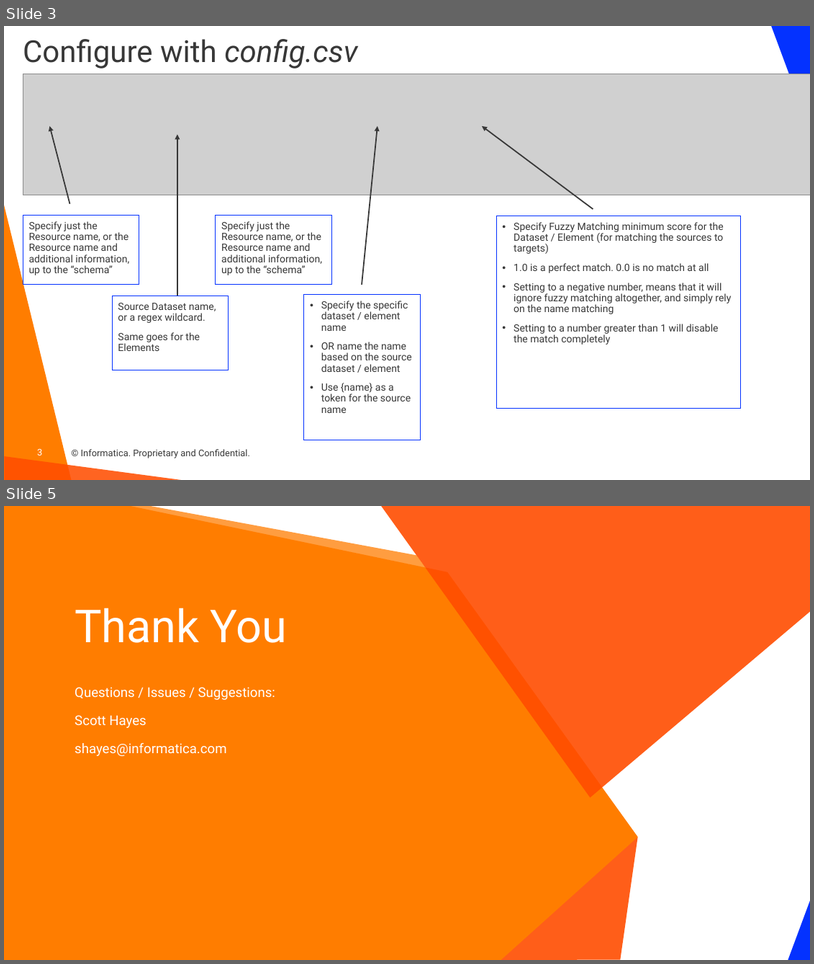
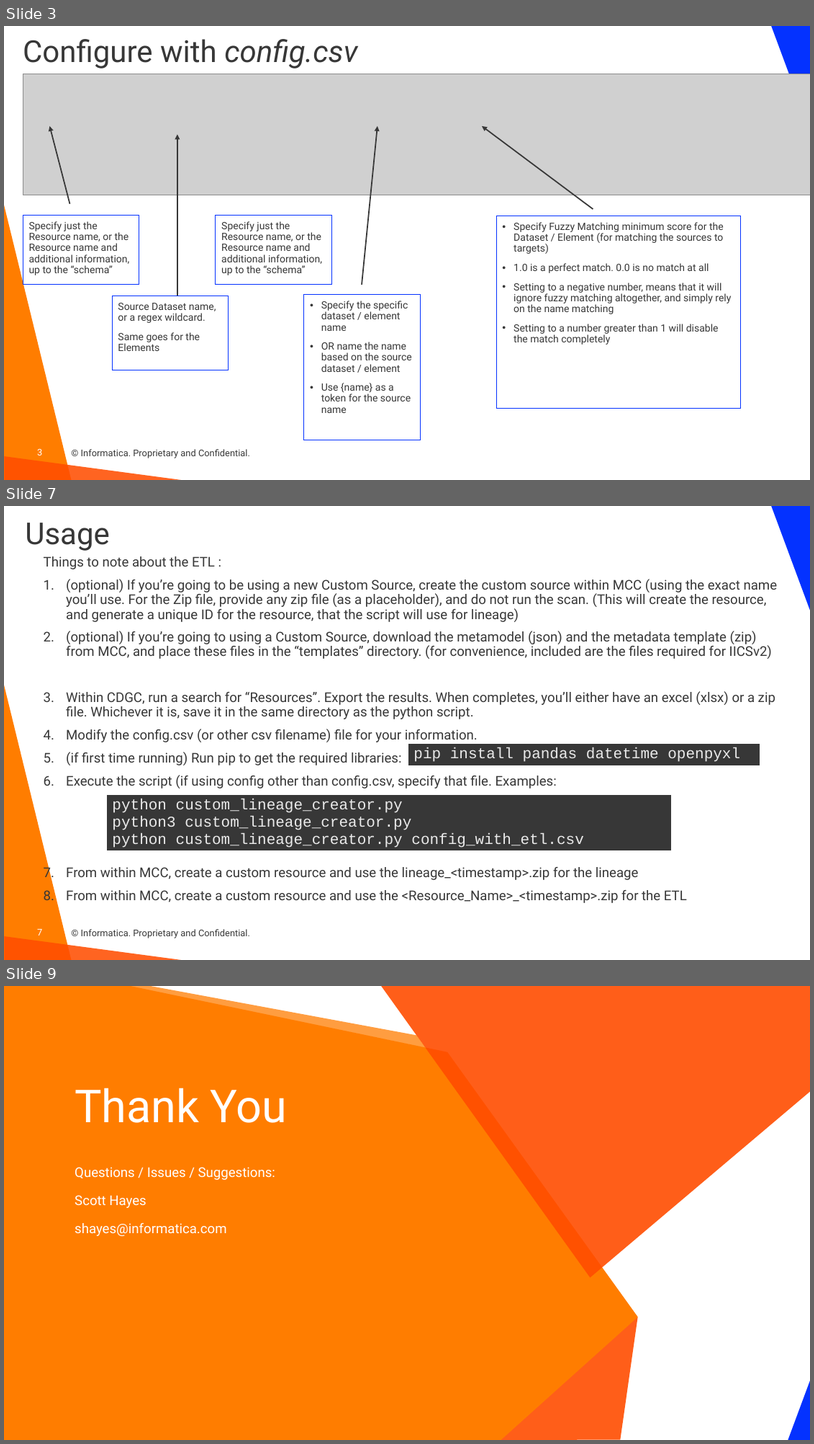
Before and after one commit to haystraw/Informatica_Custom_Lineage_Creator, a slide deck: Custom Lineage Creator.pptx. Shown one above the other, each under a label of ours: slides 3 and 5 before the commit, slides 3, 7 and 9 after it; the slides between them are not shown. The pictures are 814x964 and 814x1444 pixels, drawn with LibreOffice and Linux fonts; fonts in the diff are those of the drawing; grey boxes stand for pictures; background and template pictures are left out. Boxes give left, top, right and bottom in pixels: in the first picture for what was removed or moved away, otherwise in the second. Text is boxed around its words. In the diff, an @@ line names an element or a change of style, - is before the commit and + after.

Commit message:
Updating script to include ETL logic

```diff
--- a/Custom Lineage Creator.pptx
+++ b/Custom Lineage Creator.pptx
@@ slide 7 added at (4, 506, 810, 960), background #FFFFFF; not listed: 5 template elements that a slide beside it also shows @@
@@ title added at (25, 523, 110, 551), 36 pt, text #373737 @@
+Usage
@@ text added at (44, 556, 778, 903), 16 pt, text #373737 @@
+Things to note about the ETL :
+1. (optional) If you’re going to be using a new Custom Source, create the custom source within MCC (using the exact name you’ll use. For the Zip file, provide any zip file (as a placeholder), and do not run the scan. (This will create the resource, and generate a unique ID for the resource, that the script will use for lineage)
+2. (optional) If you’re going to using a Custom Source, download the metamodel (json) and the metadata template (zip) from MCC, and place these files in the “templates” directory. (for convenience, included are the files required for IICSv2)
+3. Within CDGC, run a search for “Resources”. Export the results. When completes, you’ll either have an excel (xlsx) or a zip file. Whichever it is, save it in the same directory as the python script.
+4. Modify the config.csv (or other csv filename) file for your information.
+5. (if first time running) Run pip to get the required libraries:
+6. Execute the script (if using config other than config.csv, specify that file. Examples:
+7. From within MCC, create a custom resource and use the lineage_<timestamp>.zip for the lineage
+8. From within MCC, create a custom resource and use the <Resource_Name>_<timestamp>.zip for the ETL
@@ table added at (408, 743, 761, 767), 1 rows, 1 columns @@
+pip install pandas datetime openpyxl
@@ table added at (106, 794, 672, 854), 1 rows, 1 columns @@
+python custom_lineage_creator.py / python3 custom_lineage_creator.py / python custom_lineage_creator.py config_with_etl.csv
@@ what was slide 5 is now slide 9 @@
```
Also in this commit, not shown: 1 slide changed, 3 other slides added, 3 other files.
